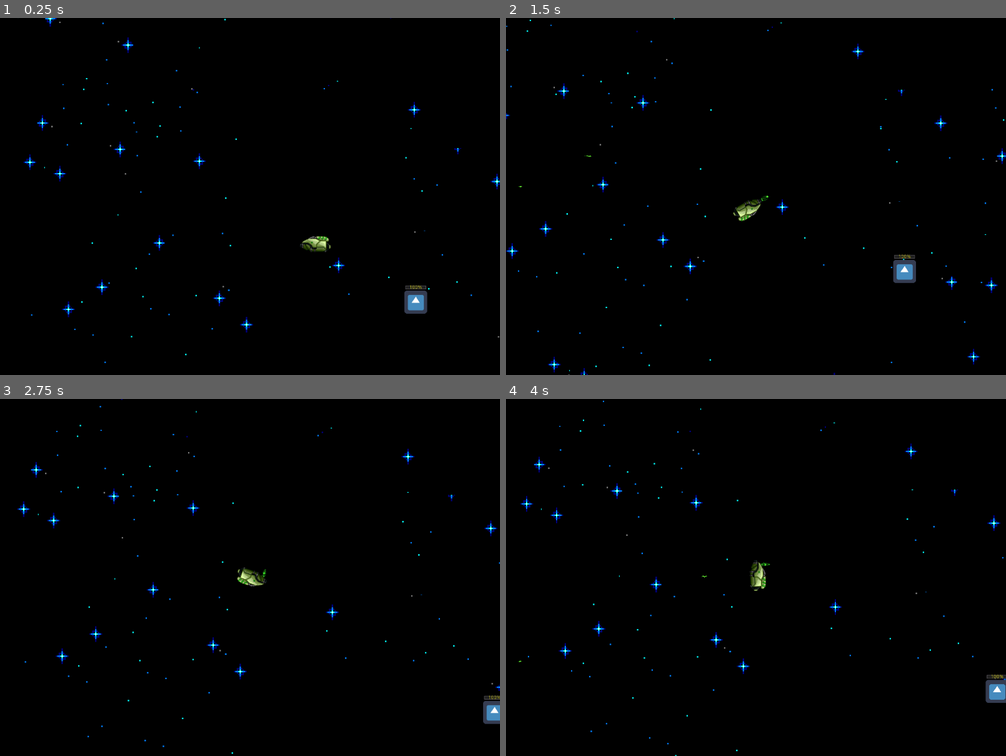
Above: before the commit, frames 1-4 (two rows, left to right).
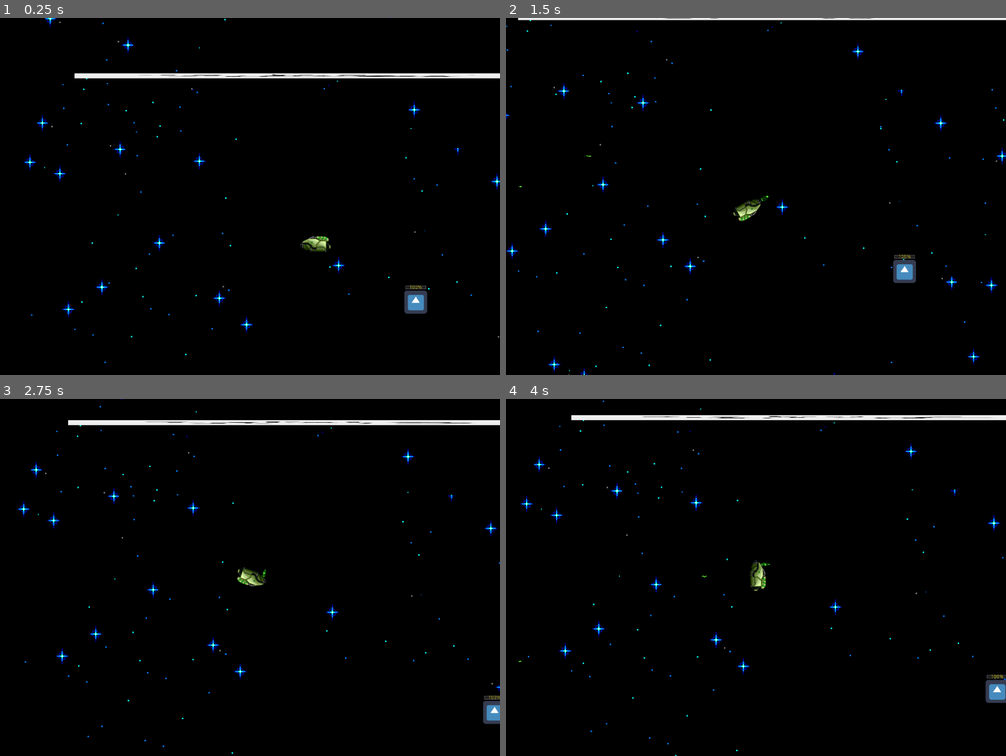
Above: after the commit, the same moments.

Repository: orelll/SpaceShooter
Game: Godot game, scene res://Player.tscn
Same seed, same stepped clock (60 frames per second), same inputs: the game is played once before the commit and once after it. The engine's default icon, where the game draws it, is replaced by a stand-in: a white triangle on a blue panel in a dark square.
Inputs:
- Up to frame 1 (0.25 s): no input
- Up to frame 2 (1.5 s): tap Enter (ui_accept) at 0.5, 0.77 s; hold Right (ui_right) 0.53-1.28 s; hold Down (ui_down) from 1.28 s (still down)
- Up to frame 3 (2.75 s): tap Enter (ui_accept) at 1.52 s; release Down (ui_down) at 2.03 s; hold Right (ui_right) from 2.03 s (still down)
- Up to frame 4 (4 s): release Right (ui_right) at 2.78 s; hold Up (ui_up) 2.78-3.53 s; tap Enter (ui_accept) at 3.02, 3.77 s; hold Left (ui_left) from 3.53 s (still down)

The runs differ from the first frame. In frame 1, 1.3% of the frame differs, in the area x 14-100%, y 15-17%; in frame 2, 0.7%; in frame 3, 1.4%; in frame 4, 1.4%, in the area x 13-100%, y 4-6%.

Commit message:
first step into GUI

Diff:
--- /dev/null
+++ b/GUI.tscn
@@ -0,0 +1,31 @@
+[gd_scene load_steps=2 format=2]
+
+[ext_resource path="res://Assets/Other/explosion_icon.png" type="Texture" id=1]
+
+[node name="GUI" type="MarginContainer"]
+anchor_right = 1.0
+margin_left = 20.0
+margin_top = 20.0
+margin_right = 20.0
+margin_bottom = 20.0
+
+[node name="HBoxContainer" type="VBoxContainer" parent="."]
+margin_right = 1400.0
+margin_bottom = 14.0
+
+[node name="TargetsDown" type="MarginContainer" parent="HBoxContainer"]
+margin_right = 1400.0
+margin_bottom = 14.0
+
+[node name="Background" type="NinePatchRect" parent="HBoxContainer/TargetsDown"]
+margin_right = 14.0
+margin_bottom = 14.0
+texture = ExtResource( 1 )
+
+[node name="Title" type="TextureRect" parent="HBoxContainer/TargetsDown"]
+margin_right = 1400.0
+margin_bottom = 14.0
+
+[node name="Number" type="Label" parent="HBoxContainer/TargetsDown"]
+margin_right = 1400.0
+margin_bottom = 14.0
--- a/Player.gd
+++ b/Player.gd
@@ -19,12 +19,18 @@
 	var pos = Vector2(screen_size.x / 2, screen_size.y / 2)
 	start(pos)
 	set_background()
+	set_GUI()
 	spawn_target()
 
 func set_background():
 	var found = load("res://background.tscn")
 	var backgroundDuplicate = found.instance()
 	root.call_deferred("add_child", backgroundDuplicate)
+
+func set_GUI():
+	var found = load("res://GUI.tscn")
+	var guiDuplicate = found.instance()
+	root.call_deferred("add_child", guiDuplicate)
 
 func start(pos):
     position = pos
--- a/Player.tscn
+++ b/Player.tscn
@@ -113,5 +113,3 @@
 z_index = -1
 frames = SubResource( 4 )
 animation = "move"
-
-[node name="Node2D" type="Node2D" parent="."]
Binary file added: Assets/Other/explosion_icon.png
Not shown, added: Assets/Other/explosion_icon.png.import
